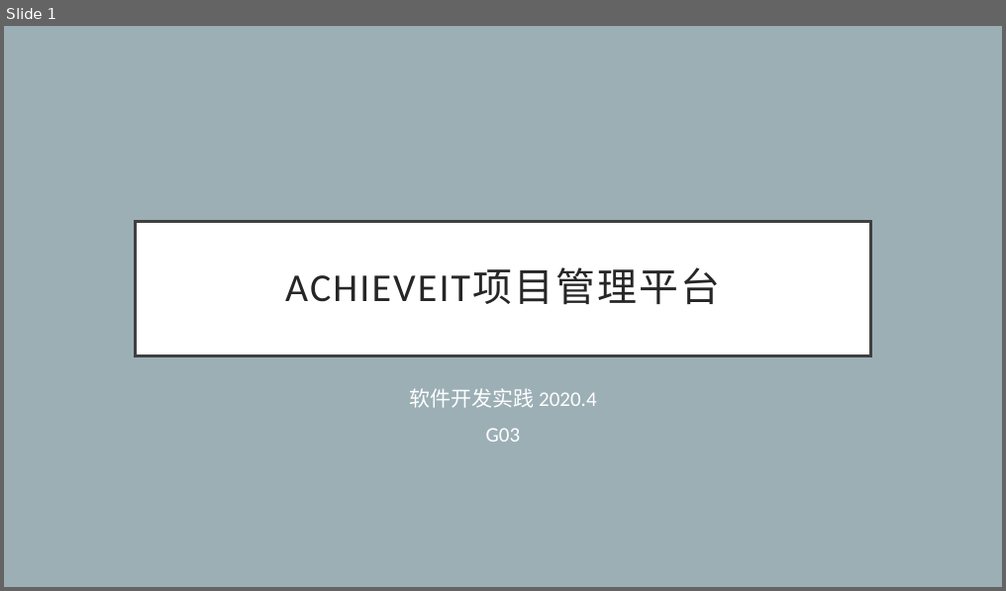
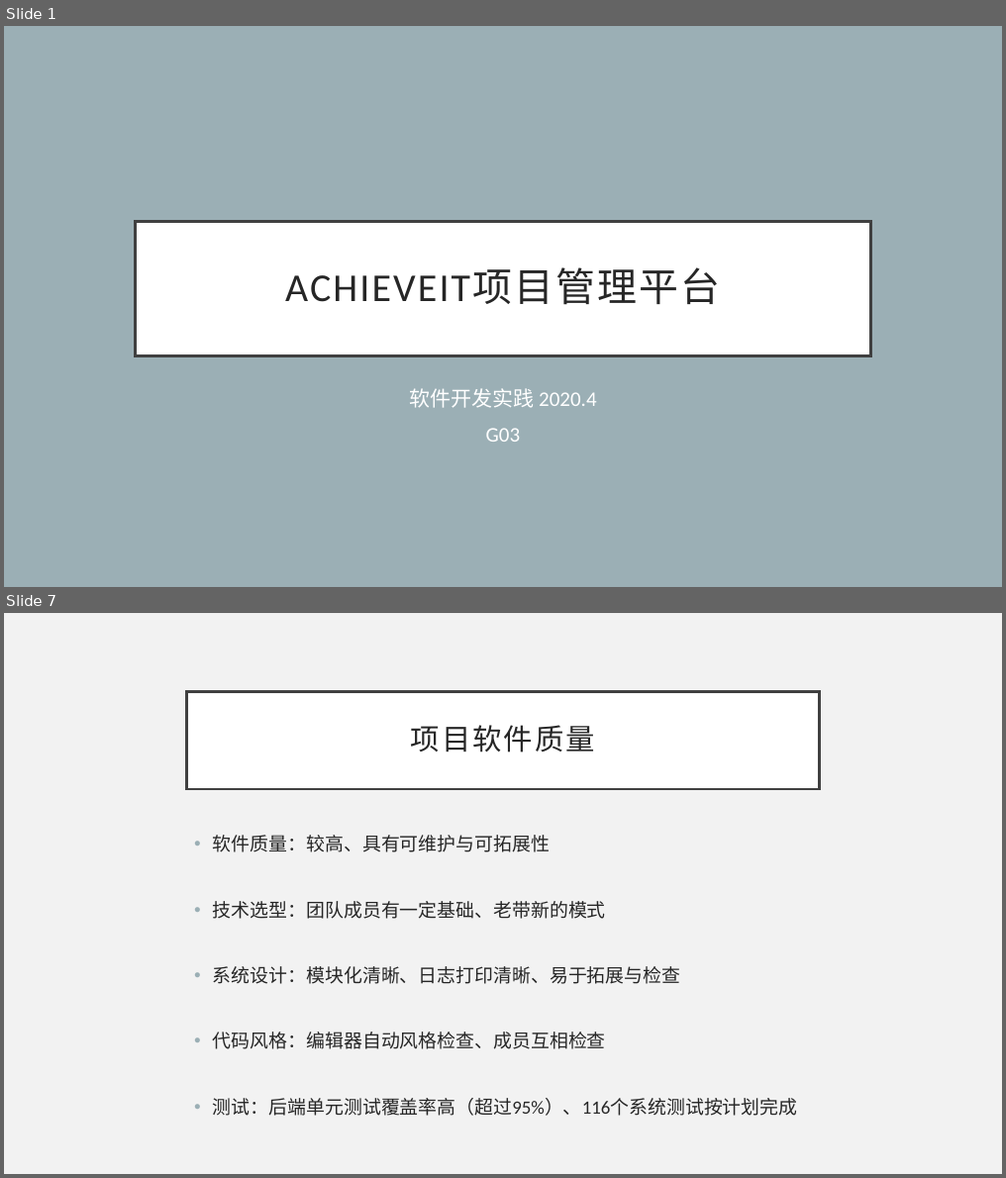
Before and after one commit to ceej7/ProjMGT, a slide deck: achieveit-docs/week8/演示文档_G03.pptx. Shown one above the other, each under a label of ours: slide 1 before the commit, slides 1 and 7 after it; the slides between them are not shown. The pictures are 1006x591 and 1006x1178 pixels, drawn with LibreOffice and Linux fonts; fonts in the diff are those of the drawing. Boxes give left, top, right and bottom in pixels: in the first picture for what was removed or moved away, otherwise in the second. Text is boxed around its words. In the diff, an @@ line names an element or a change of style, - is before the commit and + after.

```diff
--- a/achieveit-docs/week8/演示文档_G03.pptx
+++ b/achieveit-docs/week8/演示文档_G03.pptx
@@ slide 7 added at box(4, 613, 1002, 1174), background #F2F2F2 @@
@@ title added at box(187, 691, 819, 789), fill #FFFFFF, outline #404040 2.5 pt, 28 pt, text #262626 @@
+项目软件质量
@@ text added at box(213, 835, 798, 1116), 18 pt, text #262626 @@
+• 软件质量：较高、具有可维护与可拓展性
+• 技术选型：团队成员有一定基础、老带新的模式
+• 系统设计：模块化清晰、日志打印清晰、易于拓展与检查
+• 代码风格：编辑器自动风格检查、成员互相检查
+• 测试：后端单元测试覆盖率高（超过95%）、116个系统测试按计划完成
```
Also in this commit, not shown: 4 slides changed, 8 other slides added, 1 slide removed, 5 other files.
